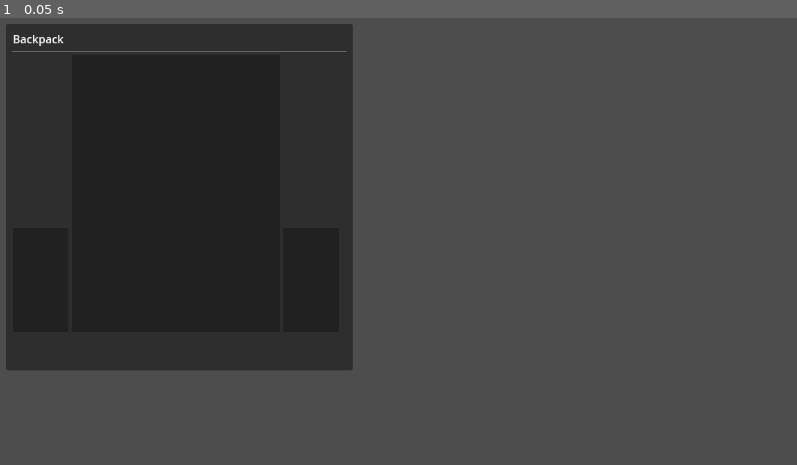
Above: before the commit, frame 1.
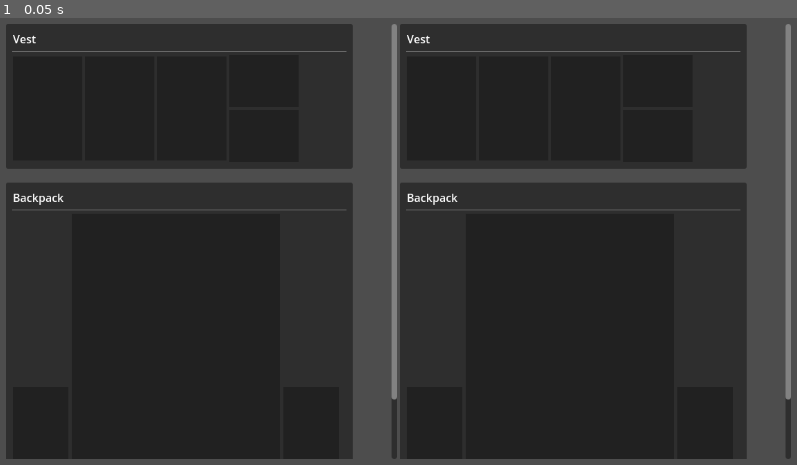
Above: after the commit, the same moment.

Repository: zMenta/FreeMovingInventoryDemo
Game: Godot game, scene res://main/main.tscn
The game is run twice, just before and just after one commit, with the same random seed, the same clock (stepped at 60 frames per second) and the same inputs.
Inputs:
- Up to frame 1 (0.05 s): no input

The runs differ from the first frame. In frame 1, 52% of the frame differs, in the area x 0-100%, y 1-99%.

Commit message:
added a vest layout

Diff:
--- a/backpacks/backpack_layout_1.tscn
+++ b/equipment/backpacks/backpack_layout_1.tscn
@@ -2,7 +2,7 @@
 
 [ext_resource type="PackedScene" uid="uid://cdxo3n54nlxmk" path="res://inventory_container/inventory_container.tscn" id="1_ml6ca"]
 
-[node name="PanelContainer" type="PanelContainer"]
+[node name="BackPack1" type="PanelContainer"]
 custom_minimum_size = Vector2(500, 500)
 offset_right = 40.0
 offset_bottom = 40.0
--- /dev/null
+++ b/equipment/base_container.tscn
@@ -0,0 +1,43 @@
+[gd_scene load_steps=2 format=3 uid="uid://c8uong06y0wfr"]
+
+[ext_resource type="PackedScene" uid="uid://cdxo3n54nlxmk" path="res://inventory_container/inventory_container.tscn" id="1_tn6nj"]
+
+[node name="MarginContainer" type="MarginContainer"]
+mouse_filter = 2
+theme_override_constants/margin_left = 10
+theme_override_constants/margin_top = 10
+theme_override_constants/margin_right = 10
+theme_override_constants/margin_bottom = 10
+
+[node name="VBoxContainer" type="VBoxContainer" parent="."]
+layout_mode = 2
+mouse_filter = 2
+
+[node name="Label" type="Label" parent="VBoxContainer"]
+layout_mode = 2
+text = "Backpack"
+
+[node name="HSeparator" type="HSeparator" parent="VBoxContainer"]
+layout_mode = 2
+
+[node name="GridContainer" type="GridContainer" parent="VBoxContainer"]
+layout_mode = 2
+theme_override_constants/h_separation = 5
+theme_override_constants/v_separation = 5
+columns = 3
+
+[node name="InventoryContainer" parent="VBoxContainer/GridContainer" instance=ExtResource("1_tn6nj")]
+custom_minimum_size = Vector2(80, 150)
+layout_mode = 2
+size_flags_horizontal = 1
+size_flags_vertical = 8
+
+[node name="InventoryContainer2" parent="VBoxContainer/GridContainer" instance=ExtResource("1_tn6nj")]
+custom_minimum_size = Vector2(300, 400)
+layout_mode = 2
+
+[node name="InventoryContainer3" parent="VBoxContainer/GridContainer" instance=ExtResource("1_tn6nj")]
+custom_minimum_size = Vector2(80, 150)
+layout_mode = 2
+size_flags_horizontal = 1
+size_flags_vertical = 8
--- /dev/null
+++ b/equipment/vests/vest_layout_1.tscn
@@ -0,0 +1,52 @@
+[gd_scene load_steps=2 format=3 uid="uid://dtmnl8oh8kbnv"]
+
+[ext_resource type="PackedScene" uid="uid://cdxo3n54nlxmk" path="res://inventory_container/inventory_container.tscn" id="1_nya8n"]
+
+[node name="Vest1" type="PanelContainer"]
+offset_right = 40.0
+offset_bottom = 40.0
+
+[node name="MarginContainer" type="MarginContainer" parent="."]
+layout_mode = 2
+mouse_filter = 2
+theme_override_constants/margin_left = 10
+theme_override_constants/margin_top = 10
+theme_override_constants/margin_right = 10
+theme_override_constants/margin_bottom = 10
+
+[node name="VBoxContainer" type="VBoxContainer" parent="MarginContainer"]
+layout_mode = 2
+mouse_filter = 2
+
+[node name="Label" type="Label" parent="MarginContainer/VBoxContainer"]
+layout_mode = 2
+text = "Vest"
+
+[node name="HSeparator" type="HSeparator" parent="MarginContainer/VBoxContainer"]
+layout_mode = 2
+
+[node name="HBoxContainer" type="HBoxContainer" parent="MarginContainer/VBoxContainer"]
+layout_mode = 2
+
+[node name="InventoryContainer" parent="MarginContainer/VBoxContainer/HBoxContainer" instance=ExtResource("1_nya8n")]
+custom_minimum_size = Vector2(100, 150)
+layout_mode = 2
+
+[node name="InventoryContainer2" parent="MarginContainer/VBoxContainer/HBoxContainer" instance=ExtResource("1_nya8n")]
+custom_minimum_size = Vector2(100, 150)
+layout_mode = 2
+
+[node name="InventoryContainer3" parent="MarginContainer/VBoxContainer/HBoxContainer" instance=ExtResource("1_nya8n")]
+custom_minimum_size = Vector2(100, 150)
+layout_mode = 2
+
+[node name="VBoxContainer" type="VBoxContainer" parent="MarginContainer/VBoxContainer/HBoxContainer"]
+layout_mode = 2
+
+[node name="InventoryContainer4" parent="MarginContainer/VBoxContainer/HBoxContainer/VBoxContainer" instance=ExtResource("1_nya8n")]
+custom_minimum_size = Vector2(100, 75)
+layout_mode = 2
+
+[node name="InventoryContainer5" parent="MarginContainer/VBoxContainer/HBoxContainer/VBoxContainer" instance=ExtResource("1_nya8n")]
+custom_minimum_size = Vector2(100, 75)
+layout_mode = 2
--- a/inventory_container/inventory_container.tscn
+++ b/inventory_container/inventory_container.tscn
@@ -4,7 +4,7 @@
 
 [sub_resource type="RectangleShape2D" id="RectangleShape2D_en2qv"]
 resource_local_to_scene = true
-size = Vector2(50, 150)
+size = Vector2(200, 150)
 
 [sub_resource type="SegmentShape2D" id="SegmentShape2D_qheet"]
 resource_local_to_scene = true
@@ -16,11 +16,11 @@
 
 [sub_resource type="SegmentShape2D" id="SegmentShape2D_d7gaj"]
 resource_local_to_scene = true
-b = Vector2(50, 0)
+b = Vector2(200, 0)
 
 [sub_resource type="SegmentShape2D" id="SegmentShape2D_hv00f"]
 resource_local_to_scene = true
-b = Vector2(50, 0)
+b = Vector2(200, 0)
 
 [node name="InventoryContainer" type="ColorRect"]
 custom_minimum_size = Vector2(200, 150)
--- a/main/main.tscn
+++ b/main/main.tscn
@@ -1,6 +1,7 @@
-[gd_scene load_steps=2 format=3 uid="uid://c2xei87g6pyt4"]
+[gd_scene load_steps=3 format=3 uid="uid://c2xei87g6pyt4"]
 
-[ext_resource type="PackedScene" uid="uid://c0g82r5s426ck" path="res://backpacks/backpack_layout_1.tscn" id="1_f3osy"]
+[ext_resource type="PackedScene" uid="uid://c0g82r5s426ck" path="res://equipment/backpacks/backpack_layout_1.tscn" id="1_f3osy"]
+[ext_resource type="PackedScene" uid="uid://dtmnl8oh8kbnv" path="res://equipment/vests/vest_layout_1.tscn" id="1_vu3e0"]
 
 [node name="Main" type="Node"]
 
@@ -18,12 +19,32 @@
 [node name="HBoxContainer" type="HBoxContainer" parent="MarginContainer"]
 layout_mode = 2
 
-[node name="ScrollContainer" type="ScrollContainer" parent="MarginContainer/HBoxContainer"]
+[node name="InventoryContainer" type="ScrollContainer" parent="MarginContainer/HBoxContainer"]
 layout_mode = 2
 size_flags_horizontal = 3
+horizontal_scroll_mode = 0
 
-[node name="VBoxContainer" type="VBoxContainer" parent="MarginContainer/HBoxContainer/ScrollContainer"]
+[node name="VBoxContainer" type="VBoxContainer" parent="MarginContainer/HBoxContainer/InventoryContainer"]
+layout_mode = 2
+theme_override_constants/separation = 20
+
+[node name="Vest1" parent="MarginContainer/HBoxContainer/InventoryContainer/VBoxContainer" instance=ExtResource("1_vu3e0")]
 layout_mode = 2
 
-[node name="PanelContainer" parent="MarginContainer/HBoxContainer/ScrollContainer/VBoxContainer" instance=ExtResource("1_f3osy")]
+[node name="BackPack1" parent="MarginContainer/HBoxContainer/InventoryContainer/VBoxContainer" instance=ExtResource("1_f3osy")]
 layout_mode = 2
+
+[node name="InventoryContainer2" type="ScrollContainer" parent="MarginContainer/HBoxContainer"]
+layout_mode = 2
+size_flags_horizontal = 3
+horizontal_scroll_mode = 0
+
+[node name="VBoxContainer" type="VBoxContainer" parent="MarginContainer/HBoxContainer/InventoryContainer2"]
+layout_mode = 2
+theme_override_constants/separation = 20
+
+[node name="Vest1" parent="MarginContainer/HBoxContainer/InventoryContainer2/VBoxContainer" instance=ExtResource("1_vu3e0")]
+layout_mode = 2
+
+[node name="BackPack1" parent="MarginContainer/HBoxContainer/InventoryContainer2/VBoxContainer" instance=ExtResource("1_f3osy")]
+layout_mode = 2
